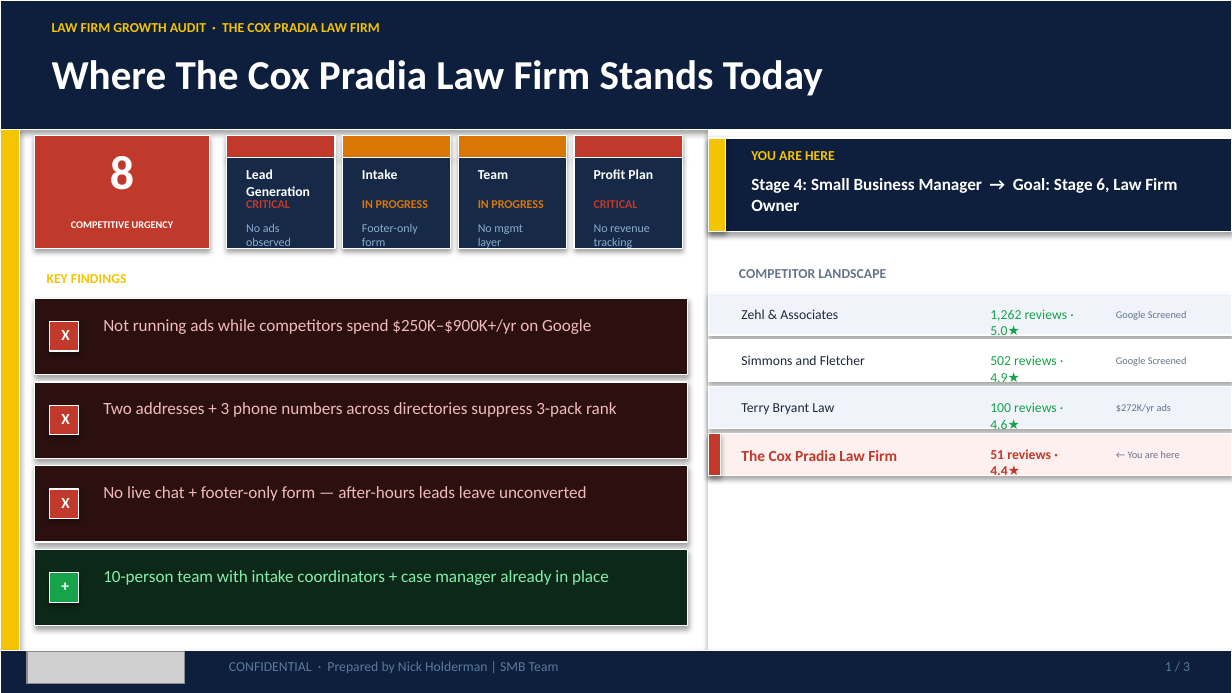
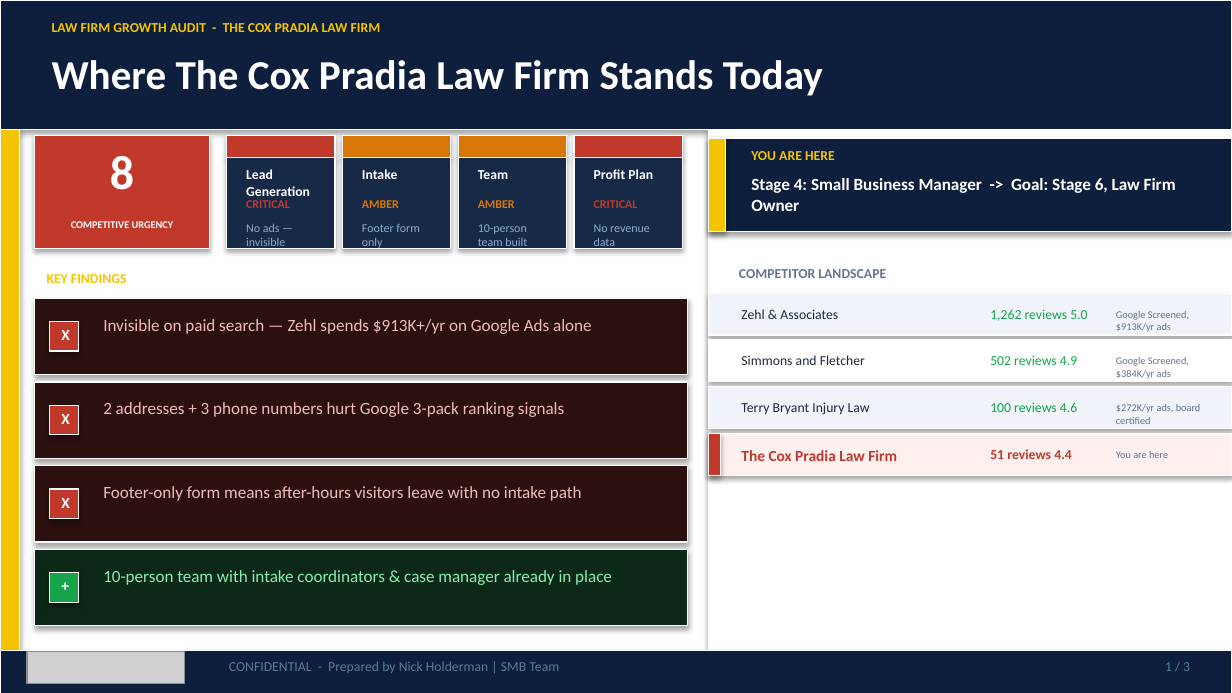
Before and after one commit to SMB-Team-Technology/workwith-smbteam, a slide deck: slide 1 of cox-pradia/TheCoxPradiaLawFirm_May292026_Proposal.pptx. Drawn at 1232x693 pixels with LibreOffice and Linux fonts; fonts in the diff are those of the drawing; grey boxes stand for pictures. Boxes give left, top, right and bottom in pixels: in the first picture for what was removed or moved away, otherwise in the second. Text is boxed around its words. In the diff, an @@ line names an element or a change of style, - is before the commit and + after.

```diff
--- a/cox-pradia/TheCoxPradiaLawFirm_May292026_Proposal.pptx
+++ b/cox-pradia/TheCoxPradiaLawFirm_May292026_Proposal.pptx
@@ text at bbox=[52, 23, 381, 32]: text changed @@
-LAW FIRM GROWTH AUDIT · THE COX PRADIA LAW FIRM
+LAW FIRM GROWTH AUDIT - THE COX PRADIA LAW FIRM
@@ text at bbox=[751, 178, 1176, 211]: text changed @@
-Stage 4: Small Business Manager → Goal: Stage 6, Law Firm Owner
+Stage 4: Small Business Manager -> Goal: Stage 6, Law Firm Owner
@@ text at bbox=[362, 200, 399, 208]: text changed @@
-IN PROGRESS
+AMBER
@@ text at bbox=[478, 200, 515, 208]: text changed @@
-IN PROGRESS
+AMBER
@@ text at bbox=[246, 224, 285, 250]: text changed @@
-No ads observed
+No ads — invisible
@@ text at bbox=[362, 224, 419, 250]: text changed @@
-Footer-only form
+Footer form only
@@ text at bbox=[478, 224, 527, 250]: text changed @@
-No mgmt layer
+10-person team built
@@ text at bbox=[594, 224, 650, 250]: text changed @@
-No revenue tracking
+No revenue data
@@ text at bbox=[103, 319, 592, 334]: text changed @@
-Not running ads while competitors spend $250K–$900K+/yr on Google
+Invisible on paid search — Zehl spends $913K+/yr on Google Ads alone
@@ text at bbox=[990, 309, 1087, 321]: text changed @@
-1,262 reviews · 5.0★
+1,262 reviews 5.0
@@ text at bbox=[1116, 311, 1189, 332]: text changed @@
-Google Screened
+Google Screened, $913K/yr ads
@@ text at bbox=[990, 355, 1077, 365]: text changed @@
-502 reviews · 4.9★
+502 reviews 4.9
@@ text at bbox=[1116, 357, 1189, 379]: text changed @@
-Google Screened
+Google Screened, $384K/yr ads
@@ text at bbox=[103, 402, 564, 417]: text changed @@
-Two addresses + 3 phone numbers across directories suppress 3-pack rank
+2 addresses + 3 phone numbers hurt Google 3-pack ranking signals
@@ text at bbox=[741, 402, 870, 415]: text changed @@
-Terry Bryant Law
+Terry Bryant Injury Law
@@ text at bbox=[990, 402, 1077, 412]: text changed @@
-100 reviews · 4.6★
+100 reviews 4.6
@@ text at bbox=[1116, 404, 1201, 424]: text changed @@
-$272K/yr ads
+$272K/yr ads, board certified
@@ text at bbox=[990, 449, 1072, 459]: text changed @@
-51 reviews · 4.4★
+51 reviews 4.4
@@ text at bbox=[1116, 451, 1168, 458]: text changed @@
-← You are here
+You are here
@@ text at bbox=[103, 486, 582, 501]: text changed @@
-No live chat + footer-only form — after-hours leads leave unconverted
+Footer-only form means after-hours visitors leave with no intake path
@@ text at bbox=[103, 570, 612, 585]: text changed @@
-10-person team with intake coordinators + case manager already in place
+10-person team with intake coordinators & case manager already in place
@@ text at bbox=[229, 661, 559, 673]: text changed @@
-CONFIDENTIAL · Prepared by Nick Holderman | SMB Team
+CONFIDENTIAL - Prepared by Nick Holderman | SMB Team
```
Also in this commit, not shown: 2 other slides changed, 1 other file.
